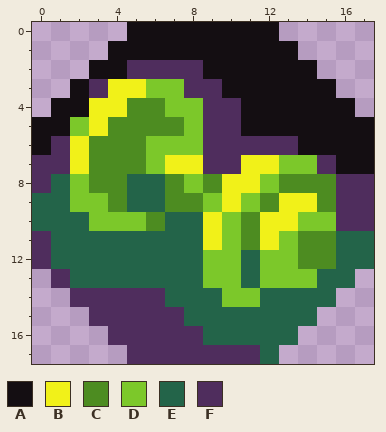
Two versions of one pixel-art file, assets/sprites/blessings/rare_blessings/blessing_bodybuilding.aseprite. The picture above was drawn from the file before the commit.
18x18 pixels, 1 frame.
Palette (. is transparent): A #140e12  B #f1f119  C #4d8c21  D #7cc82a  E #236449  F #4f2d5d
Pixels before, first column x 0:
 0 .....AAAAAAAA.....
 1 ....AAAAAAAAAA....
 2 ...AAFFFFAAAAAA...
 3 ..AFBBDDFFAAAAAA..
 4 .AABBCCDDFFAAAAAA.
 5 AADBCCCCDFFAAAAAAA
 6 AFBCCCDDDFFFFFAAAA
 7 FFBCCCDBBFFBBDDFAA
 8 FEDCCEECDCBBDCCCFF
 9 EEDDCEECCDBDCBBCFF
10 EEEDDDCEEBDCBBDDFF
11 FEEEEEEEEBDCBDCCEE
12 FEEEEEEEEDDEDDCCEE
13 .FEEEEEEEDDEDDDEE.
14 ..FFFFFEEEDDEEEE..
15 ...FFFFFEEEEEEE...
16 ....FFFFFEEEEE....
17 .....FFFFFFFE.....
The result:
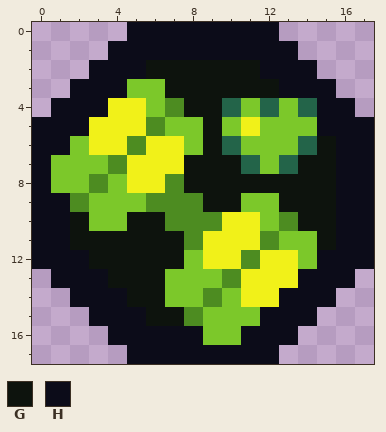
Colours new in this view: G #0d130d  H #0c0c19
From old to new:
Changed rows in their new state; - is an unchanged pixel.
first column x 0:
 0 -----HHHHHHHH-----
 1 ----HHHHHHHHHH----
 2 ---HHHGGGGGGHHH---
 3 --HHHD-GGGGGGHHH--
 4 -HHH-BDCGGEDEDEHH-
 5 HHH-BB-D-GDBDDDHHH
 6 HHDBB-BB-GEDDDEGHH
 7 HDDD-BB-GGGEDEGGHH
 8 HD--DBB-GGGGGGGGHH
 9 HHC-DDC--GG-DGGGHH
10 HHG--GGCCCBBDCGGHH
11 HHGGGGGGC-BBC-DGHH
12 HHHGGGGGDBBCBBDHHH
13 -HHHGGGDD-CBBBHHH-
14 --HHHGGDDC-BBHHH--
15 ---HHHGGCDDDHHH---
16 ----HHHHHDDHHH----
17 -----HHHHHHHH-----
Changed places in both pictures, as pixel boxes (x1, y1, x2, y2):
changed: (32, 22, 374, 364)
